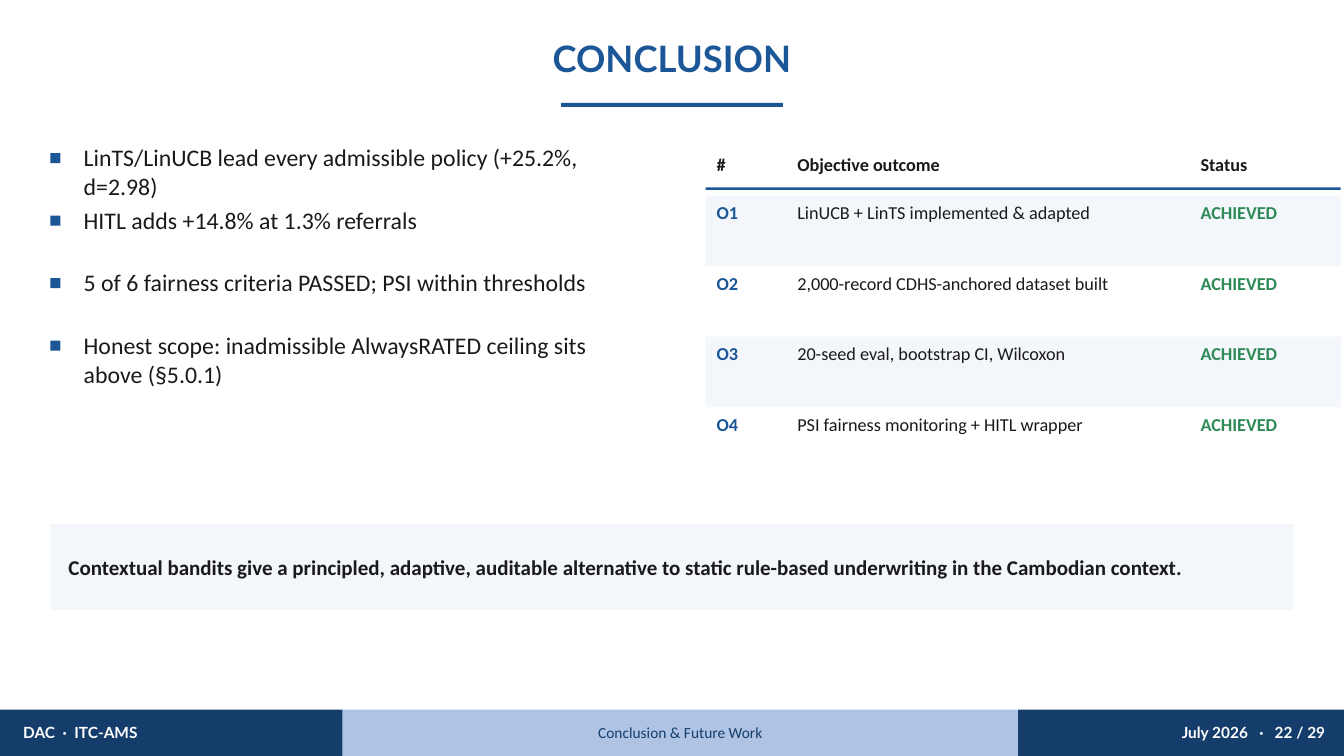
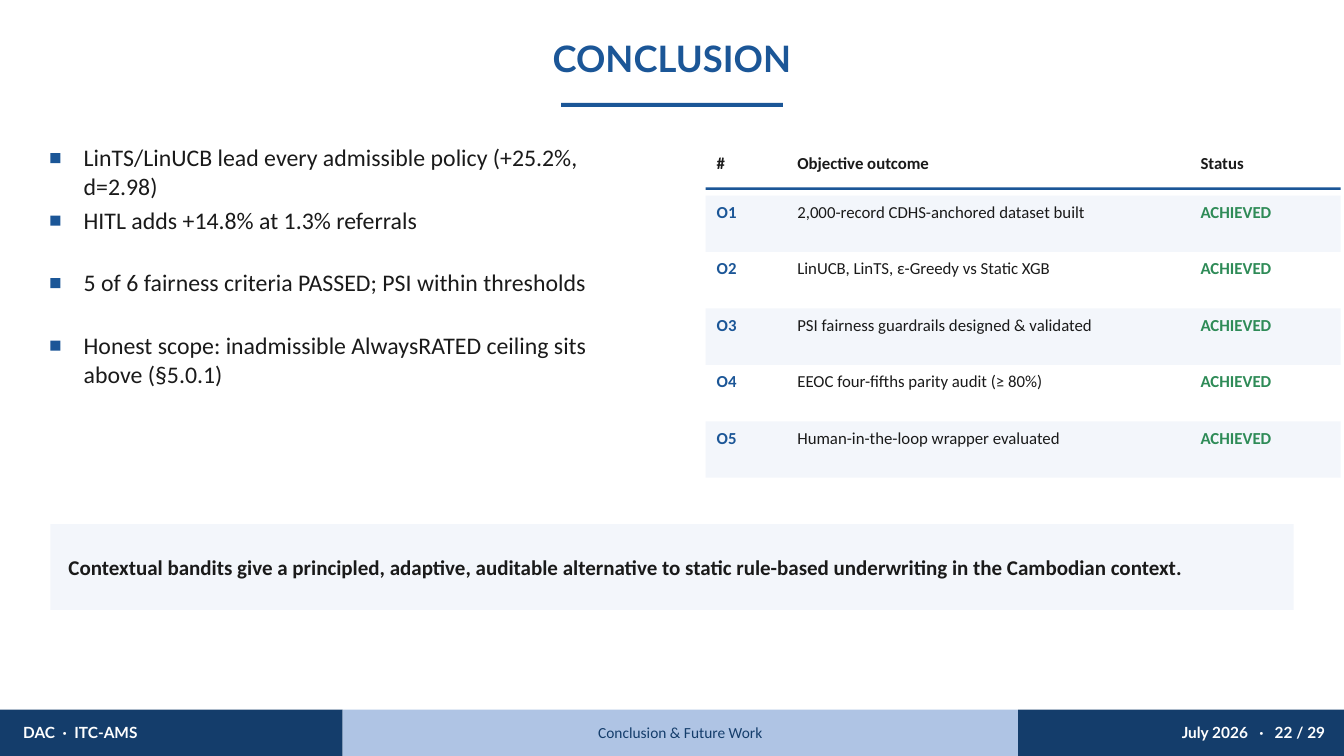
Before and after one commit to PolyTheML/DAC-UW-Thesis, a slide deck: slide 27 of thesis/health_rl/burgundy_defense_presentation.pptx. Drawn at 1344x756 pixels with LibreOffice and Linux fonts; fonts in the diff are those of the drawing. Boxes give left, top, right and bottom in pixels: in the first picture for what was removed or moved away, otherwise in the second. Text is boxed around its words. In the diff, an @@ line names an element or a change of style, - is before the commit and + after.

```diff
--- a/thesis/health_rl/burgundy_defense_presentation.pptx
+++ b/thesis/health_rl/burgundy_defense_presentation.pptx
@@ rectangle: place and size @@
-rectangle at [706, 196, 1341, 266]
+rectangle at [706, 196, 1341, 252]
@@ size 13 to 12 pt in 12 elements at [797, 157, 929, 172], [1201, 158, 1244, 169], [1201, 207, 1272, 218], [717, 207, 737, 218], [1201, 263, 1272, 274], [717, 263, 737, 274], [1201, 320, 1272, 331], [717, 320, 737, 331], [1201, 376, 1272, 387], [717, 376, 737, 387], [712, 151, 780, 186], [797, 206, 1085, 220] @@
@@ text "2,000-record CDHS-anchored dataset built": place and size @@
-text "2,000-record CDHS-anchored dataset built" at [797, 277, 1108, 292]
+text "2,000-record CDHS-anchored dataset built" at [797, 206, 1085, 220]
@@ text "O2": place and size @@
-text "O2" at [717, 278, 738, 290]
+text "O2" at [717, 263, 737, 274]
@@ text at [797, 262, 1050, 277]: text changed; size 13 to 12 pt @@
-LinUCB + LinTS implemented & adapted
+LinUCB, LinTS, ε-Greedy vs Static XGB
@@ text "ACHIEVED": place and size @@
-text "ACHIEVED" at [1201, 278, 1278, 290]
+text "ACHIEVED" at [1201, 263, 1272, 274]
@@ rectangle: place and size @@
-rectangle at [706, 337, 1341, 407]
+rectangle at [706, 309, 1341, 365]
@@ text "O3": place and size @@
-text "O3" at [717, 348, 738, 360]
+text "O3" at [717, 320, 737, 331]
@@ text at [797, 319, 1091, 334]: text changed; size 13 to 12 pt @@
-20-seed eval, bootstrap CI, Wilcoxon
+PSI fairness guardrails designed & validated
@@ text "ACHIEVED": place and size @@
-text "ACHIEVED" at [1201, 348, 1278, 360]
+text "ACHIEVED" at [1201, 320, 1272, 331]
@@ text "O4": place and size @@
-text "O4" at [717, 419, 738, 431]
+text "O4" at [717, 376, 737, 387]
@@ text at [797, 375, 1042, 390]: text changed; size 13 to 12 pt @@
-PSI fairness monitoring + HITL wrapper
+EEOC four-fifths parity audit (≥ 80%)
@@ text "ACHIEVED": place and size @@
-text "ACHIEVED" at [1201, 419, 1278, 431]
+text "ACHIEVED" at [1201, 376, 1272, 387]
@@ rectangle added at [706, 421, 1341, 478], fill #F3F6FB @@
@@ text added at [717, 433, 737, 444], 12 pt, text #1B5697, bold @@
+O5
@@ text added at [797, 432, 1060, 447], 12 pt, text #1A1A1A @@
+Human-in-the-loop wrapper evaluated
@@ text added at [1201, 433, 1272, 444], 12 pt, text #2E8B57, bold @@
+ACHIEVED
```
Also in this commit, not shown: 5 other slides changed, 1 other file.
